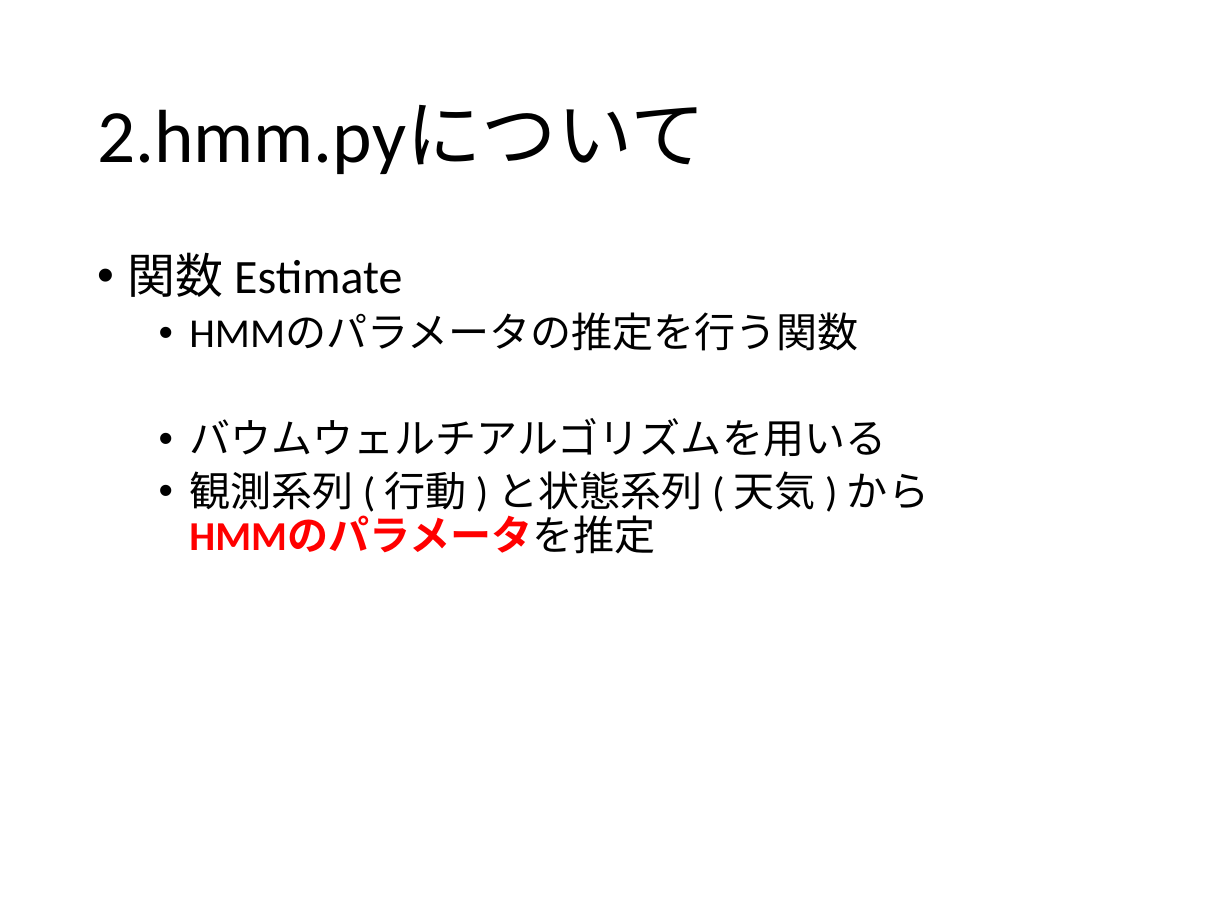
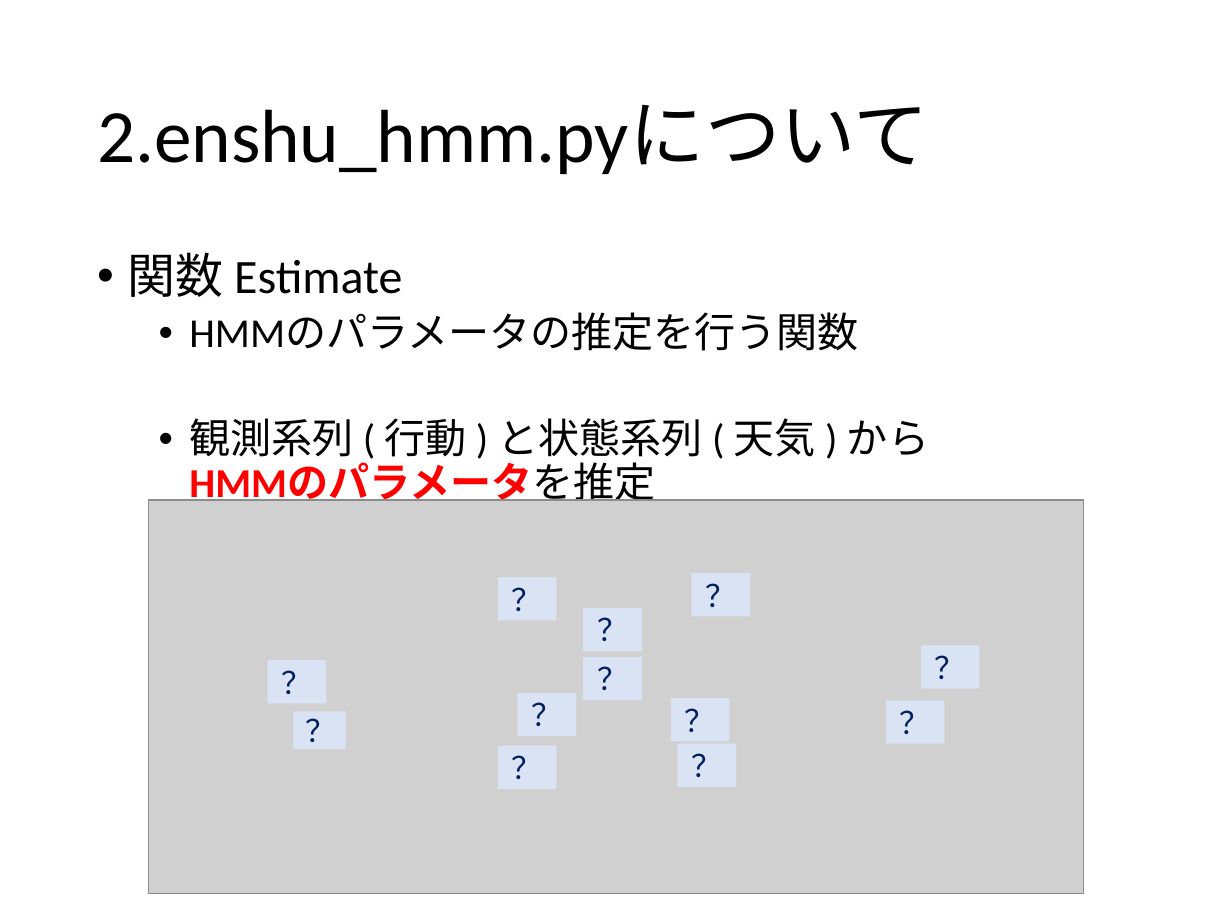
Before and after one commit to 2017B4/rinko, a slide deck: slide 7 of 輪講実習.pptx. Drawn at 1232x924 pixels with LibreOffice and Linux fonts; fonts in the diff are those of the drawing; grey boxes stand for pictures. Boxes give left, top, right and bottom in pixels: in the first picture for what was removed or moved away, otherwise in the second. Text is boxed around its words. In the diff, an @@ line names an element or a change of style, - is before the commit and + after.

```diff
--- a/輪講実習.pptx
+++ b/輪講実習.pptx
@@ title at [97,105,929,174]: text changed @@
-2.hmm.pyについて
+2.enshu_hmm.pyについて
@@ text at [189,418,886,457]: paragraph removed @@
-  • バウムウェルチアルゴリズムを用いる
@@ picture added at [149,500,1083,893] @@
@@ group added at [267,573,979,788]: 12 rectangles @@
+？
+？
+？
+？
+？
+？
+？
+？
+？
+？
+？
+？
```
Also in this commit, not shown: 19 other slides changed, 7 slides added, 1 slide removed.
